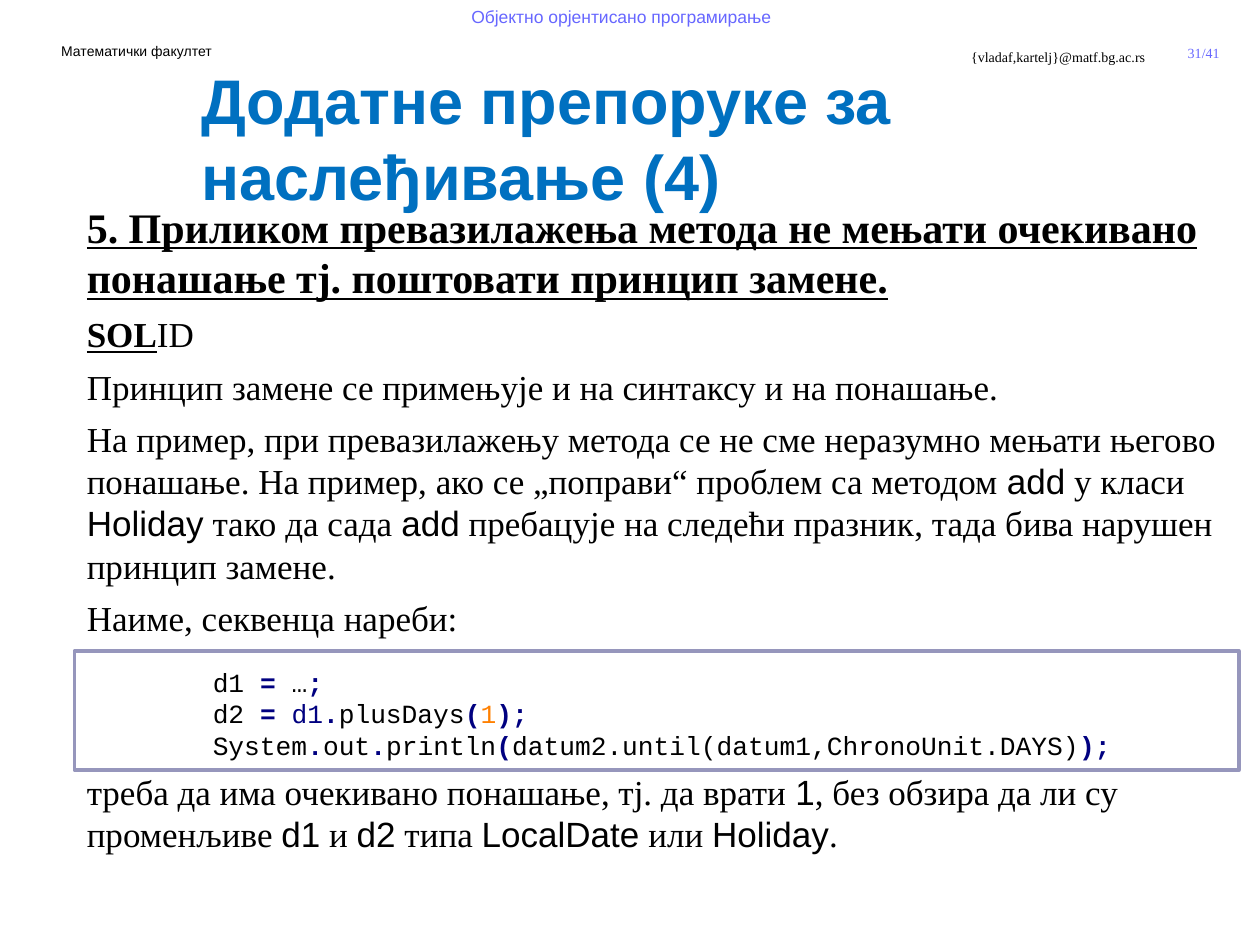
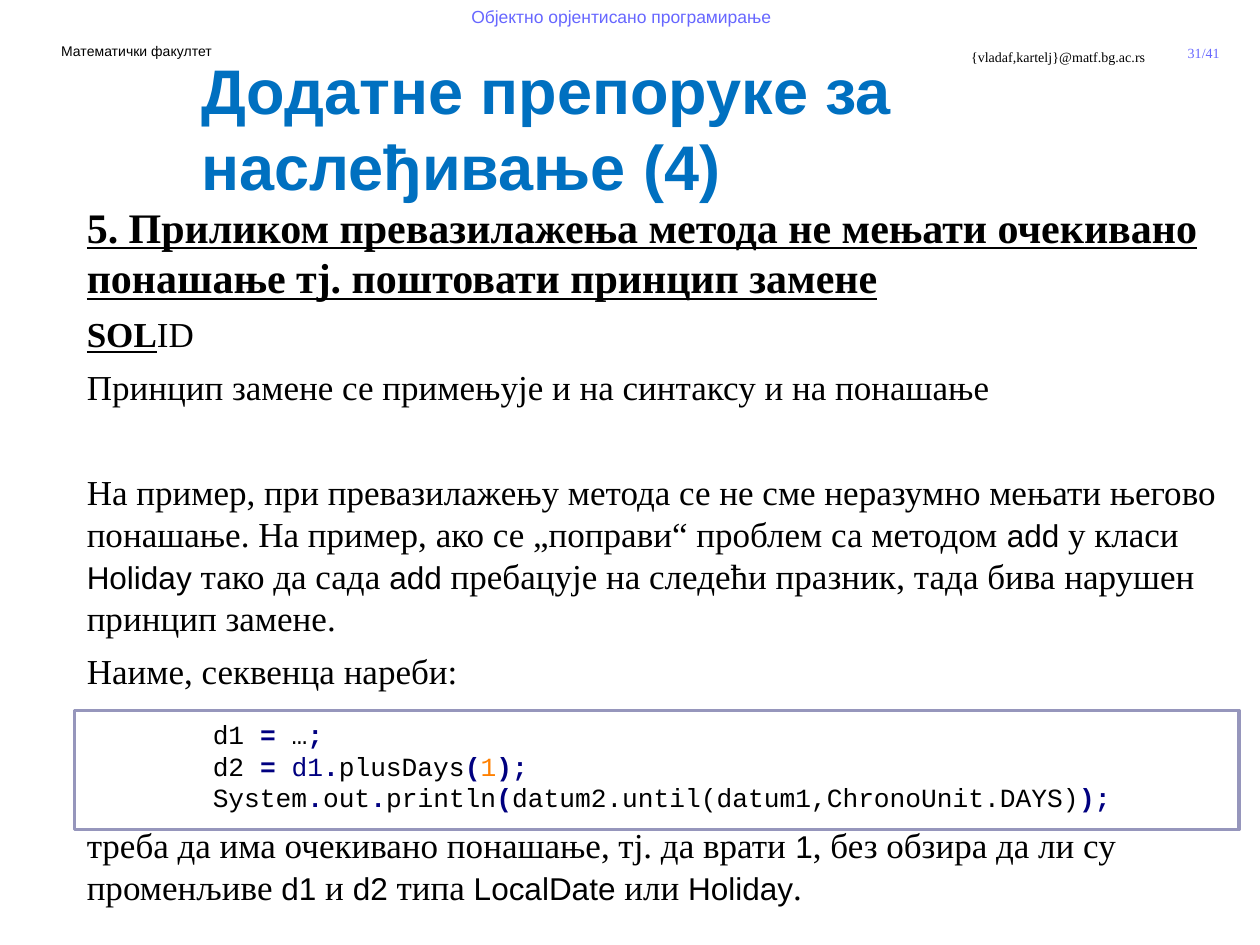
Before and after one commit to MatfOOP/OOP, a slide deck: slide 31 of predavanja/prezentacije/OOP11-Apstraktne klase i interfejsi.pptx. Drawn at 1260x945 pixels with LibreOffice and Linux fonts; fonts in the diff are those of the drawing; background and template pictures are left out. Boxes give left, top, right and bottom in pixels: in the first picture for what was removed or moved away, otherwise in the second. Text is boxed around its words. In the diff, an @@ line names an element or a change of style, - is before the commit and + after.

```diff
--- a/predavanja/prezentacije/OOP11-Apstraktne klase i interfejsi.pptx
+++ b/predavanja/prezentacije/OOP11-Apstraktne klase i interfejsi.pptx
@@ text "Додатне препоруке за наслеђивање (4)": place and size @@
-text "Додатне препоруке за наслеђивање (4)" at (201, 80, 891, 211)
+text "Додатне препоруке за наслеђивање (4)" at (201, 70, 891, 202)
@@ text at (87, 215, 1197, 302): text changed @@
-5. Приликом превазилажења метода не мењати очекивано понашање тј. поштовати принцип замене.
+5. Приликом превазилажења метода не мењати очекивано понашање тј. поштовати принцип замене
@@ text at (87, 377, 989, 407): text changed @@
-Принцип замене се примењује и на синтаксу и на понашање.
+Принцип замене се примењује и на синтаксу и на понашање
@@ text at (87, 482, 1216, 907): size 20 to 18 pt in "add Holiday add", "1, d1 d2 LocalDate Holiday." @@
@@ rectangle: place and size @@
-rectangle at (74, 651, 1239, 770)
+rectangle at (74, 711, 1239, 829)
```
Also in this commit, not shown: 4 other slides changed, 9 other files.
